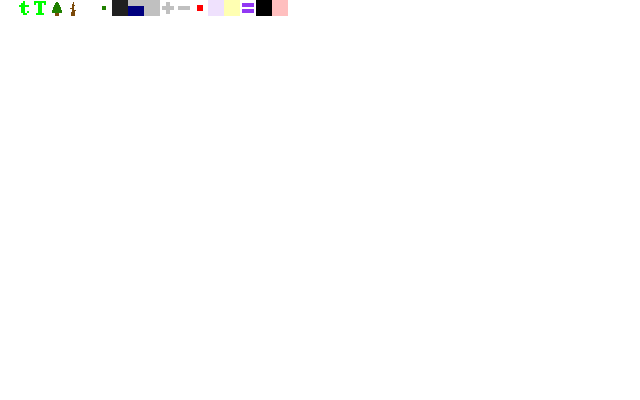
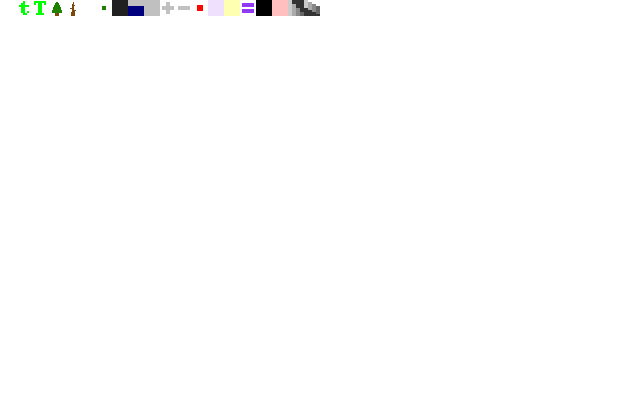
Layer changes from the first 640px x 400px image to the second:
added layer "up stairs" above "down stairs" over [left=304, top=0, right=320, bottom=16]
added layer "down stairs" above "wounded" over [left=288, top=0, right=304, bottom=16]
